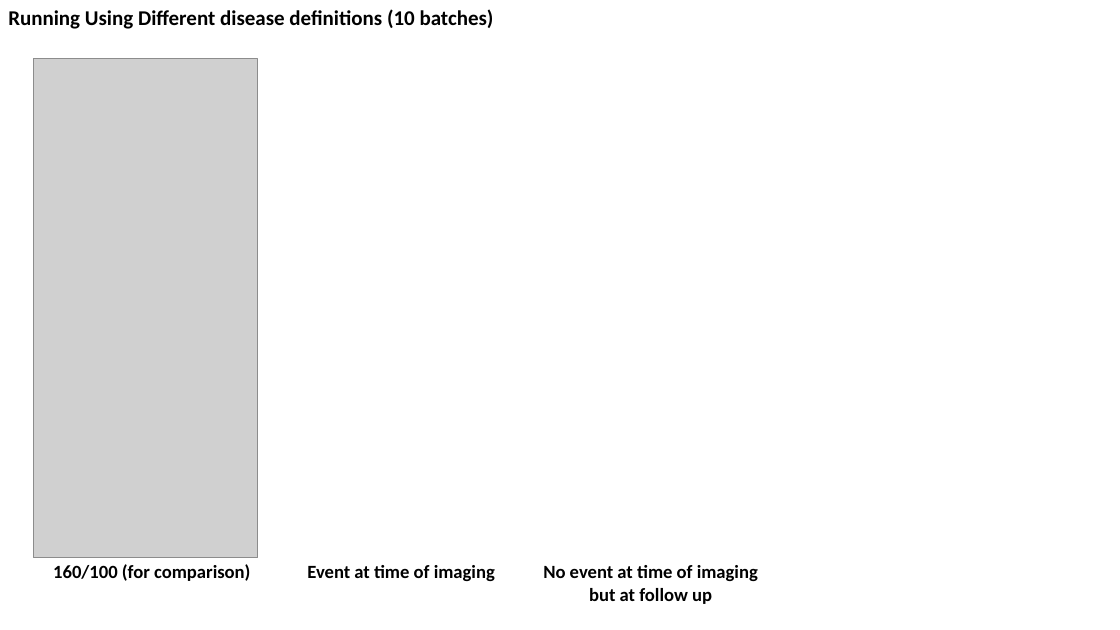
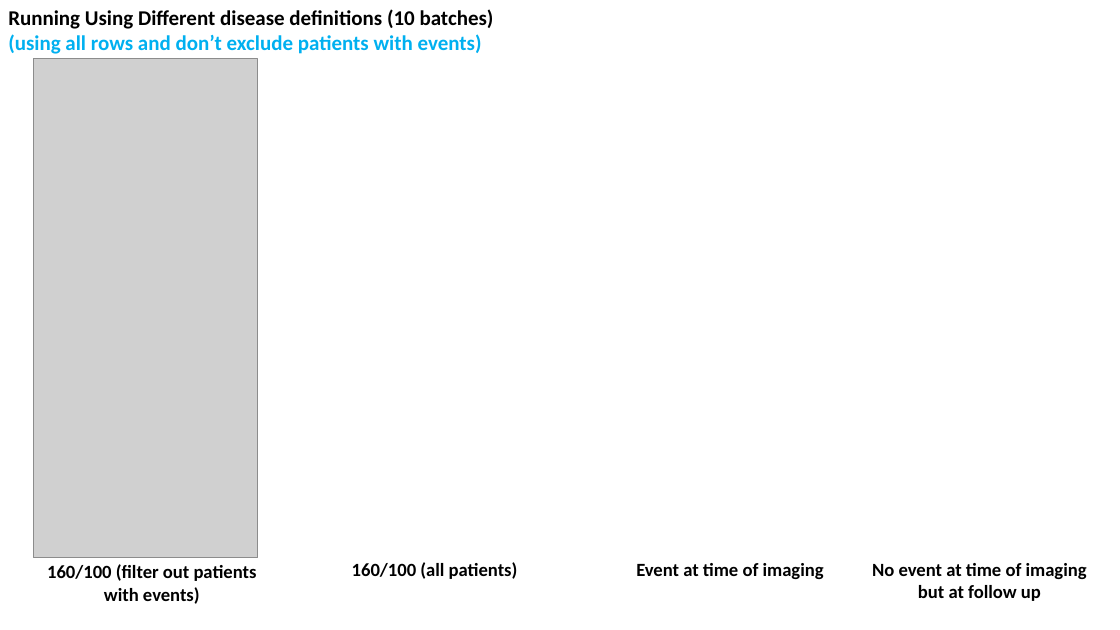
Before and after one commit to zhaohanxiong/OxfordCVM, a slide deck: slide 24 of job_results.pptx. Drawn at 1120x630 pixels with LibreOffice and Linux fonts; fonts in the diff are those of the drawing; grey boxes stand for pictures. Boxes give left, top, right and bottom in pixels: in the first picture for what was removed or moved away, otherwise in the second. Text is boxed around its words. In the diff, an @@ line names an element or a change of style, - is before the commit and + after.

Commit message:
added ppt

```diff
--- a/job_results.pptx
+++ b/job_results.pptx
@@ text at [8,34,482,54]: paragraph added @@
+(using all rows and don’t exclude patients with events)
@@ rectangle "160/100 (filter out patients with ...": place and size @@
-rectangle "160/100 (filter out patients with ..." at [39,560,264,583]
+rectangle "160/100 (filter out patients with ..." at [39,560,264,606]
@@ text in rectangle at [47,564,257,604]: text changed @@
-160/100 (for comparison)
+160/100 (filter out patients with events)
@@ text added at [352,562,518,579], 16 pt, text #000000, bold @@
+160/100 (all patients)
@@ text "Event at time of imaging": place and size @@
-text "Event at time of imaging" at [307,565,495,581]
+text "Event at time of imaging" at [636,563,824,579]
@@ text "No event at time of ...": place and size @@
-text "No event at time of ..." at [543,565,758,604]
+text "No event at time of ..." at [872,563,1087,601]
```
